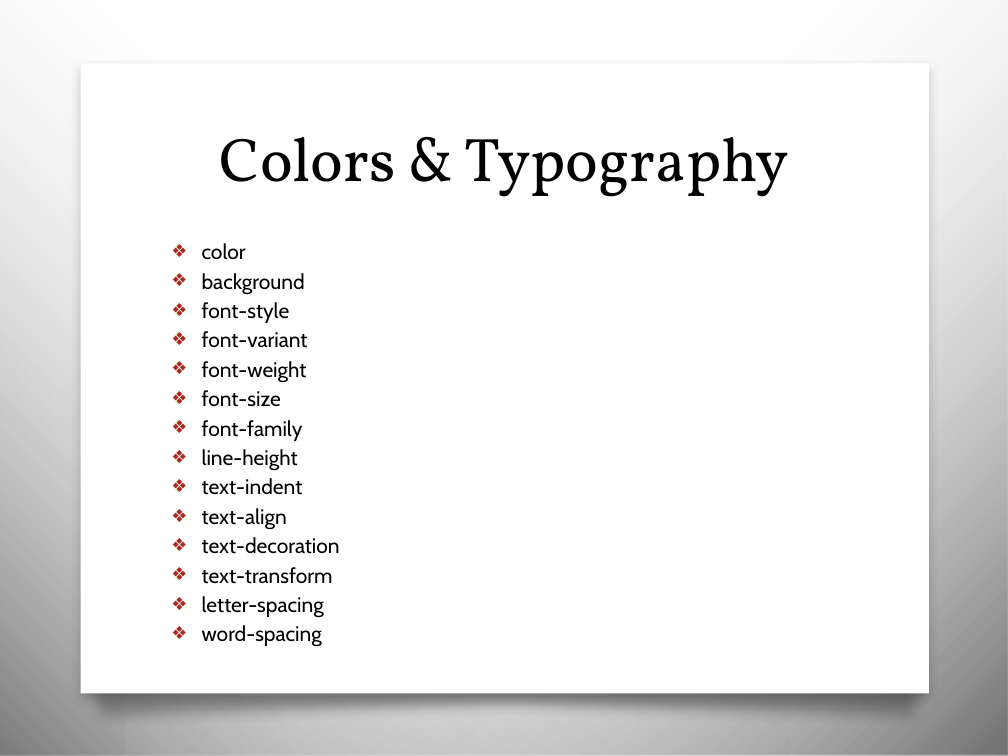
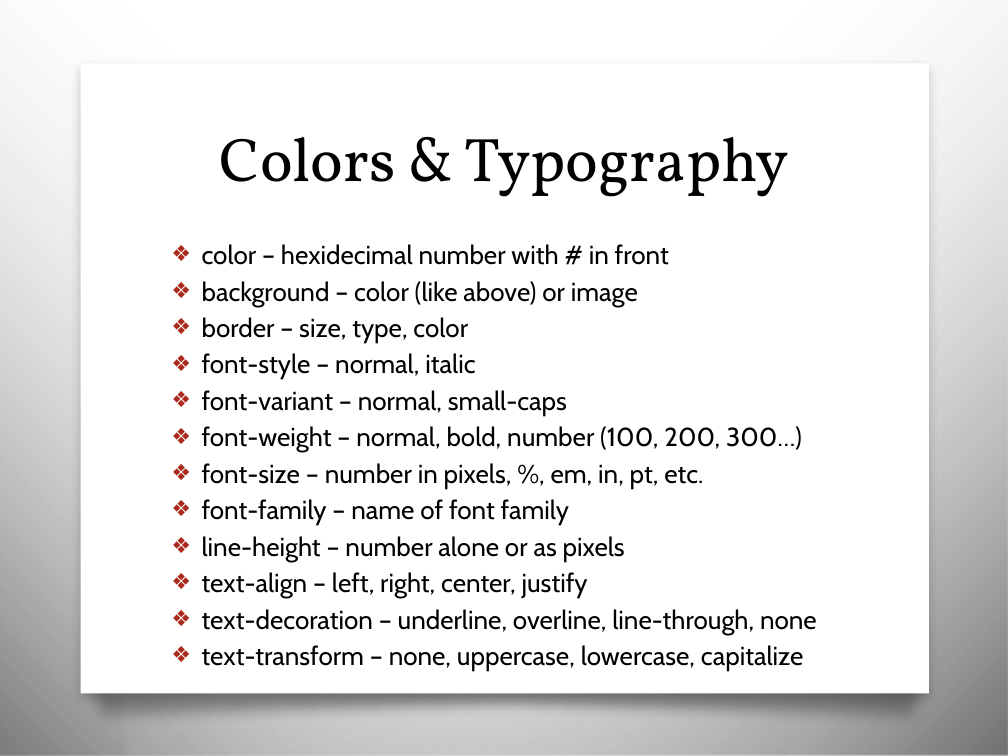
Before and after one commit to awayken/USF-ART329, a slide deck: slide 30 of slides/classthree/slides.pptx (slide 10 before the commit). Drawn at 1008x756 pixels with LibreOffice and Linux fonts; fonts in the diff are those of the drawing; background and template pictures are left out. Boxes give left, top, right and bottom in pixels: in the first picture for what was removed or moved away, otherwise in the second. Text is boxed around its words. In the diff, an @@ line names an element or a change of style, - is before the commit and + after.

```diff
--- a/slides/classthree/slides.pptx
+++ b/slides/classthree/slides.pptx
@@ text at (202,244,817,635): text changed; size 15 to 18.6 pt @@
-❖ color
-❖ background
-❖ font-style
-❖ font-variant
-❖ font-weight
-❖ font-size
-❖ font-family
-❖ line-height
-❖ text-indent
-❖ text-align
-❖ text-decoration
-❖ text-transform
-❖ letter-spacing
-❖ word-spacing
+❖ color – hexidecimal number with # in front
+❖ background – color (like above) or image
+❖ border – size, type, color
+❖ font-style – normal, italic
+❖ font-variant – normal, small-caps
+❖ font-weight – normal, bold, number (100, 200, 300…)
+❖ font-size – number in pixels, %, em, in, pt, etc.
+❖ font-family – name of font family
+❖ line-height – number alone or as pixels
+❖ text-align – left, right, center, justify
+❖ text-decoration – underline, overline, line-through, none
+❖ text-transform – none, uppercase, lowercase, capitalize
```
Also in this commit, not shown: 7 other slides changed, 25 slides added, 19 slides removed.
